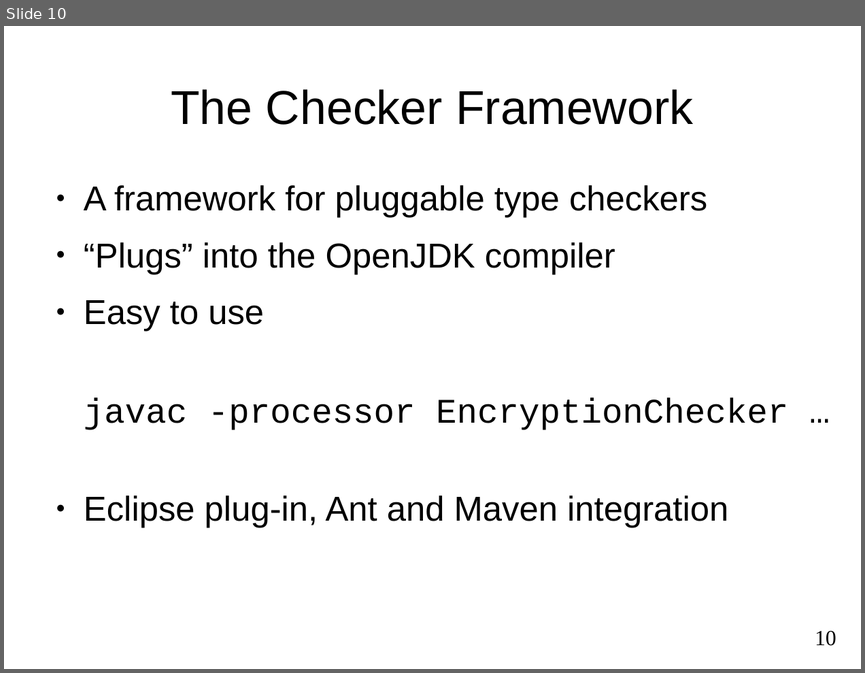
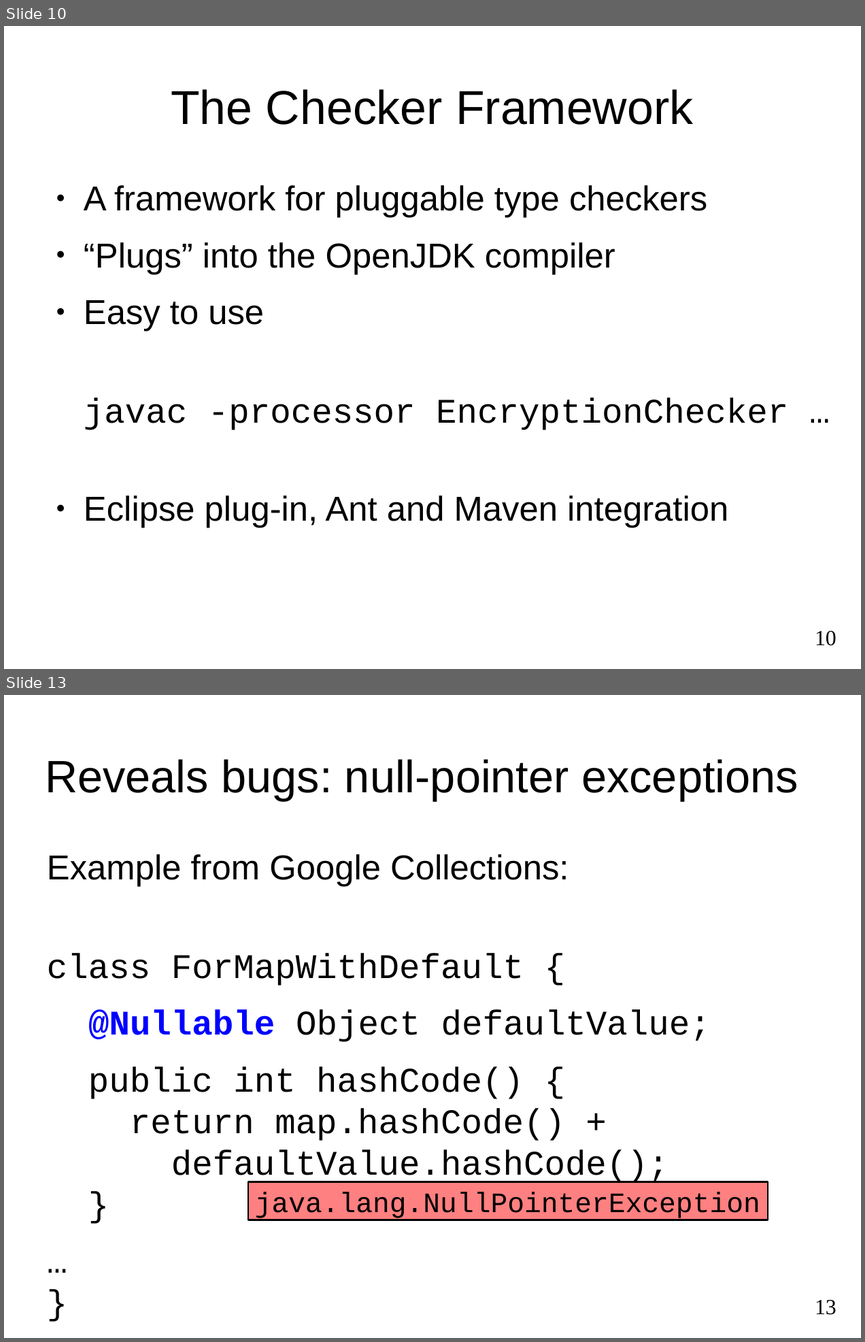
Before and after one commit to reprogrammer/checker-framework, a slide deck: demos/2011-OSBridge/intro.odp. Shown one above the other, each under a label of ours: slide 10 before the commit, slides 10 and 13 after it; the slides between them are not shown. The pictures are 865x673 and 865x1342 pixels, drawn with LibreOffice and Linux fonts; fonts in the diff are those of the drawing. Boxes give left, top, right and bottom in pixels: in the first picture for what was removed or moved away, otherwise in the second. Text is boxed around its words. In the diff, an @@ line names an element or a change of style, - is before the commit and + after.

```diff
--- a/demos/2011-OSBridge/intro.odp
+++ b/demos/2011-OSBridge/intro.odp
@@ slide 13 added at [4, 695, 861, 1338], background #FFFFFF @@
@@ title added at [45, 759, 798, 800], 42 pt, text #000000 @@
+Reveals bugs: null-pointer exceptions
@@ text added at [47, 854, 711, 1185], 32 pt, text #000000 @@
+Example from Google Collections:
+class ForMapWithDefault {
+@Nullable Object defaultValue;
+public int hashCode() {
+return map.hashCode() +
+defaultValue.hashCode();
+}
+…
+}
@@ rectangle added at [248, 1182, 768, 1220], fill #FF8080, outline #000000 1.45 pt, 26 pt, text #000000 @@
+java.lang.NullPointerException
@@ page number added at [815, 1300, 836, 1314], 20 pt, text #000000 @@
+13
```
Also in this commit, not shown: 3 slides changed, 2 other slides added, 1 slide removed, 2 other files.
